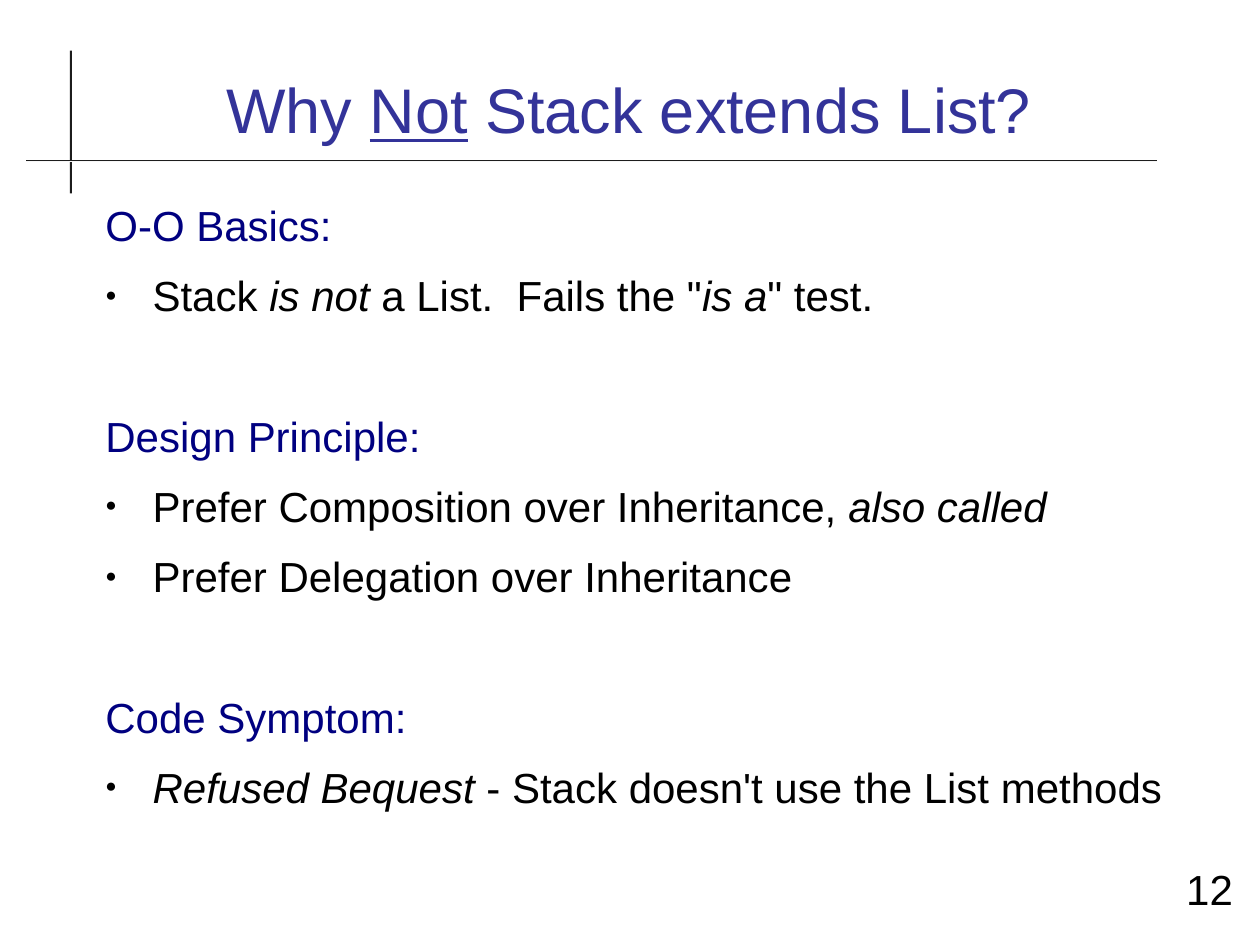
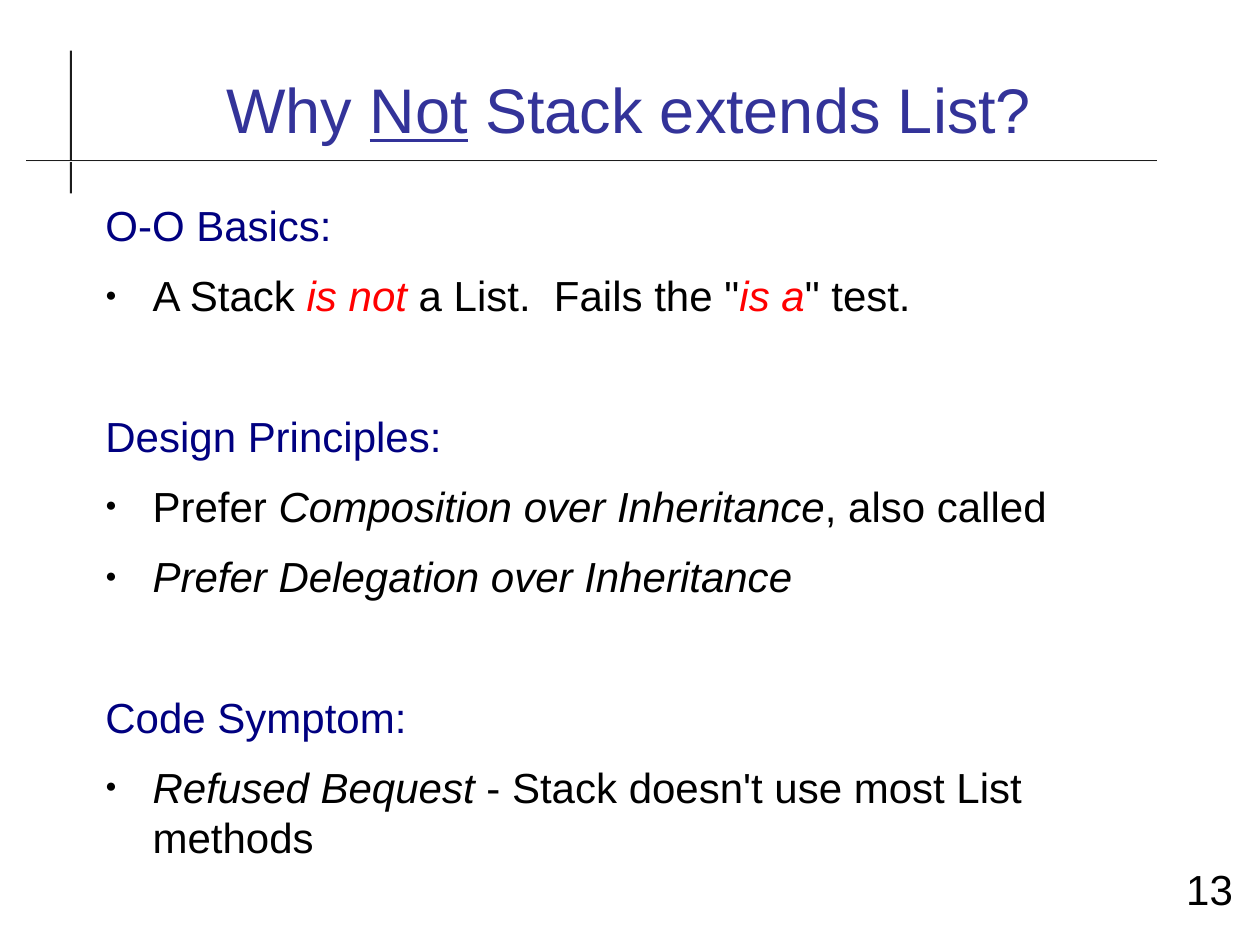
Before and after one commit to cpske/ISP, a slide deck: slide 13 of refactoring/Refactoring-Review.odp (slide 12 before the commit). Drawn at 1260x945 pixels with LibreOffice and Linux fonts; fonts in the diff are those of the drawing. Boxes give left, top, right and bottom in pixels: in the first picture for what was removed or moved away, otherwise in the second. Text is boxed around its words. In the diff, an @@ line names an element or a change of style, - is before the commit and + after.

```diff
--- a/refactoring/Refactoring-Review.odp
+++ b/refactoring/Refactoring-Review.odp
@@ text at (105, 280, 910, 460): text changed @@
-● Stack is not a List. Fails the "is a" test.
-Design Principle:
+● A Stack is not a List. Fails the "is a" test.
+Design Principles:
@@ text at (153, 491, 1047, 601): italic on in "Composition over Inheritance,", "Prefer Delegation over Inheritance"; italic off in "also called" @@
@@ text at (153, 772, 1021, 854): text changed @@
-● Refused Bequest - Stack doesn't use the List methods
+● Refused Bequest - Stack doesn't use most List methods
@@ page number at (1186, 875, 1233, 906): text changed @@
-12
+13
```
Also in this commit, not shown: 14 other slides changed, 2 slides added, 2 other files.
